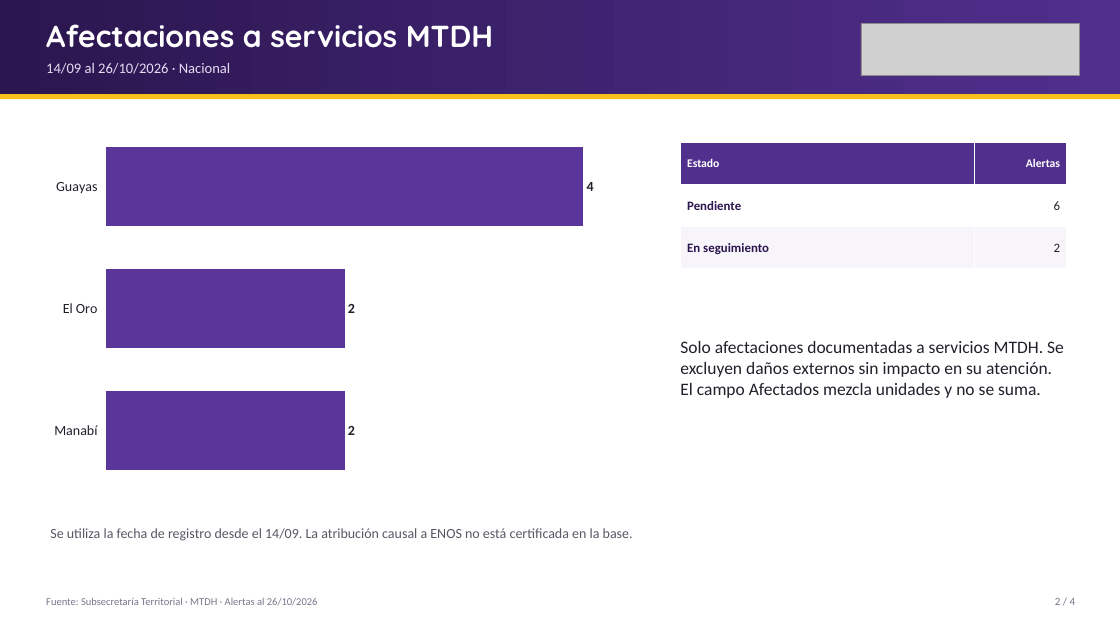
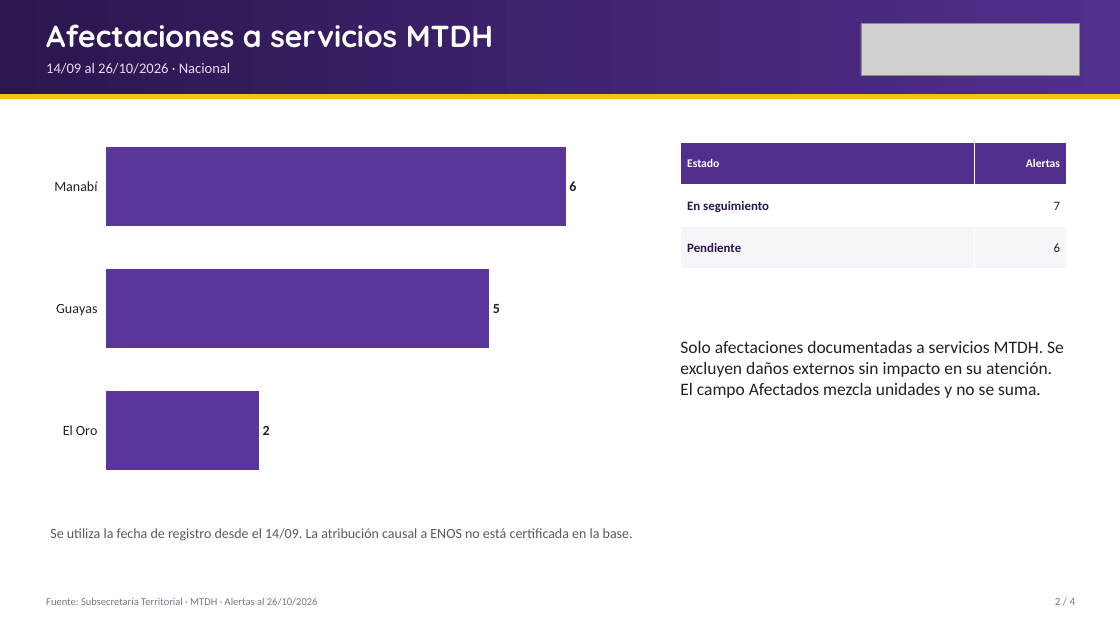
Before and after one commit to JuanAmbuludi/Sistema-Reporte-MTDH, a slide deck: slide 2 of docs/reportes/Seguimiento_ENOS_2026-10-26.pptx. Drawn at 1120x630 pixels with LibreOffice and Linux fonts; fonts in the diff are those of the drawing; grey boxes stand for pictures. Boxes give left, top, right and bottom in pixels: in the first picture for what was removed or moved away, otherwise in the second. Text is boxed around its words. In the diff, an @@ line names an element or a change of style, - is before the commit and + after.

```diff
--- a/docs/reportes/Seguimiento_ENOS_2026-10-26.pptx
+++ b/docs/reportes/Seguimiento_ENOS_2026-10-26.pptx
@@ bar chart at <box>42,118,655,500</box> @@
-categories: Manabí, El Oro, Guayas
+categories: El Oro, Guayas, Manabí
-Series 1: 2, 2, 4
+Series 1: 2, 5, 6
@@ table at <box>681,143,1067,269</box> @@
+row 2: En seguimiento | 7
-row 3: En seguimiento | 2
```
Also in this commit, not shown: 1 other slide changed, 15 other files.
